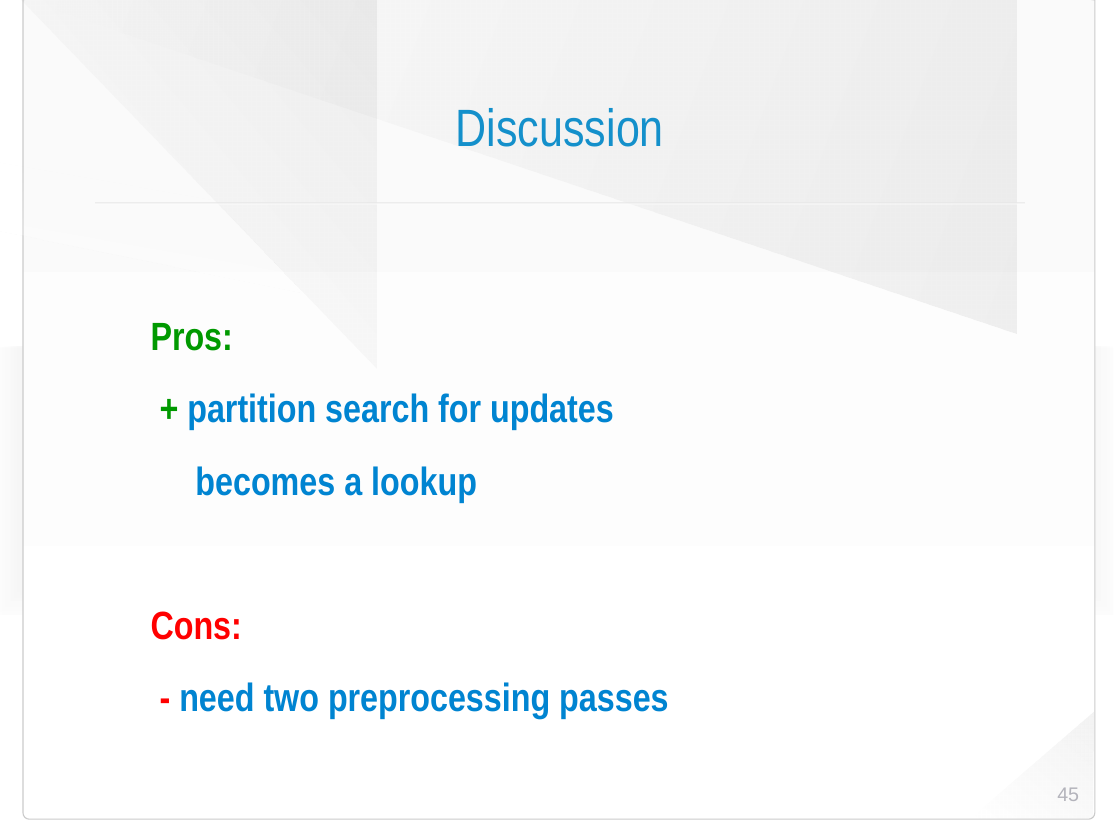
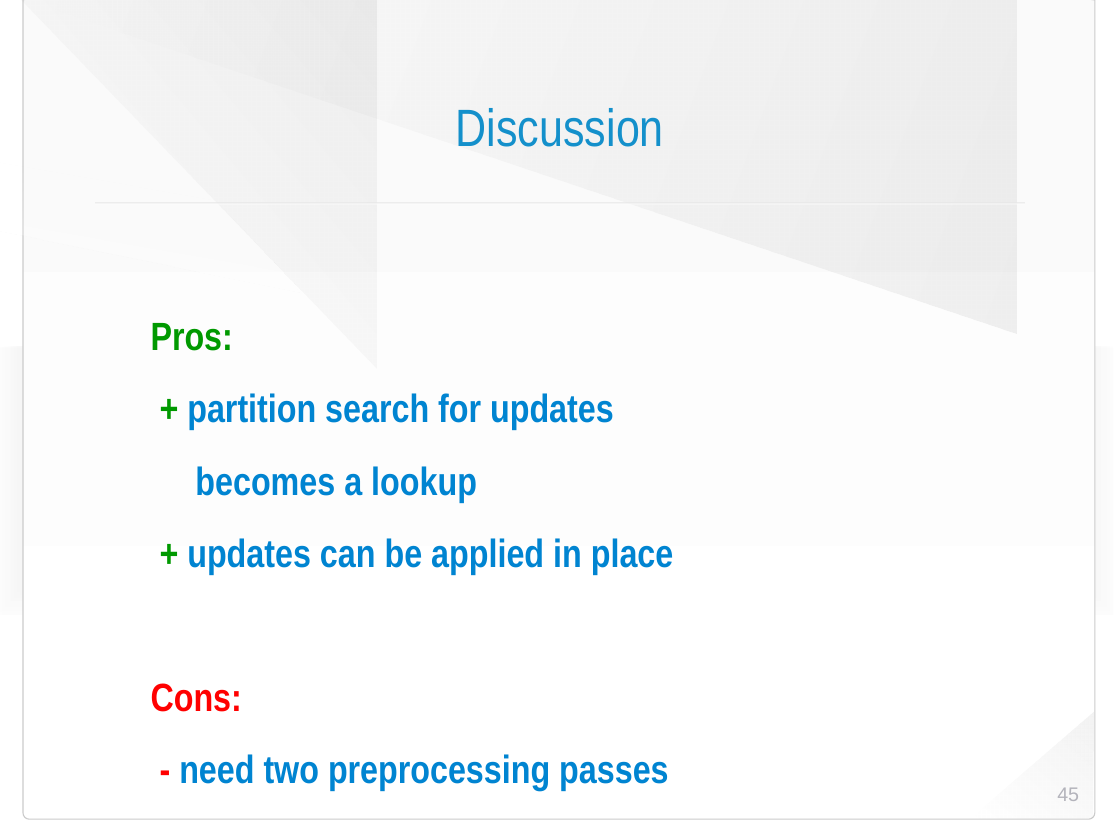
Before and after one commit to HaprianVlad/chaos, a slide deck: slide 45 of presentation.odp. Drawn at 1120x840 pixels with LibreOffice and Linux fonts; fonts in the diff are those of the drawing; background and template pictures are left out. Boxes give left, top, right and bottom in pixels: in the first picture for what was removed or moved away, otherwise in the second. Text is boxed around its words. In the diff, an @@ line names an element or a change of style, - is before the commit and + after.

```diff
--- a/presentation.odp
+++ b/presentation.odp
@@ text at <box>187,538,674,575</box>: paragraph added @@
++ updates can be applied in place
```
Also in this commit, not shown: 12 other slides changed.
